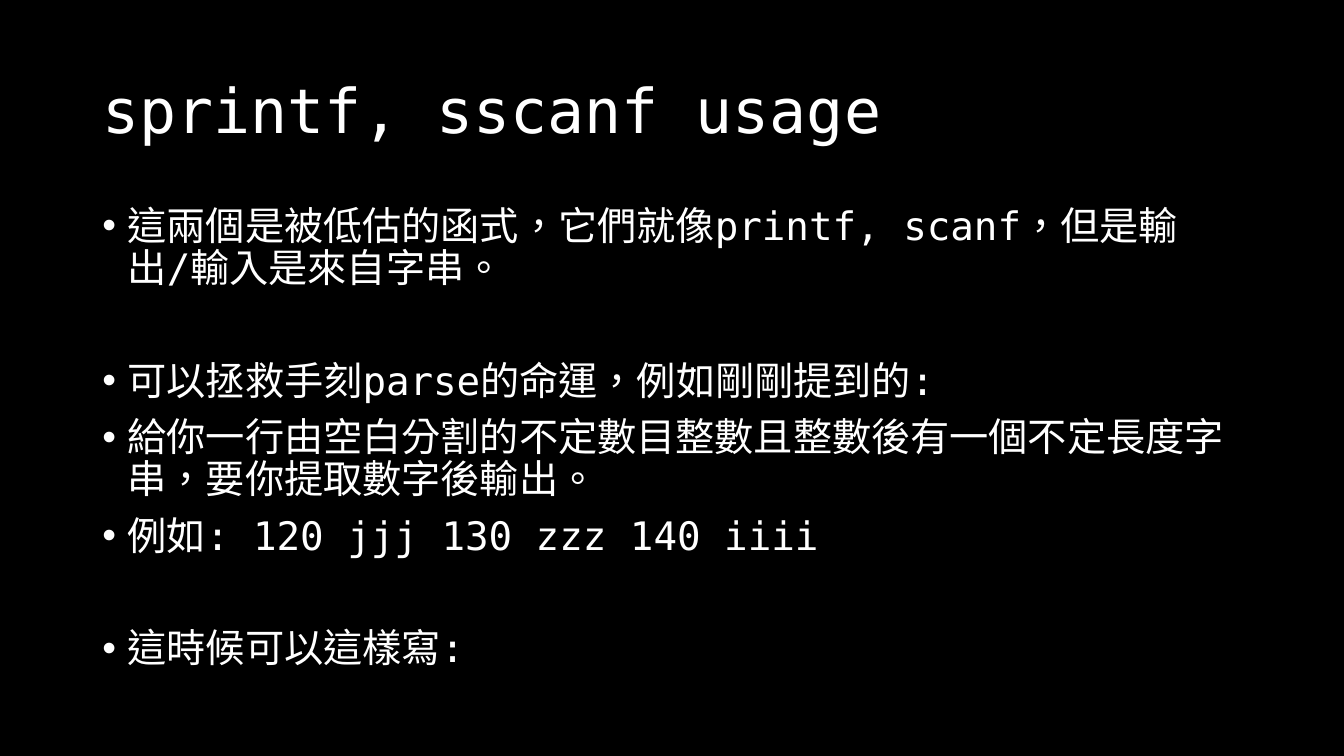
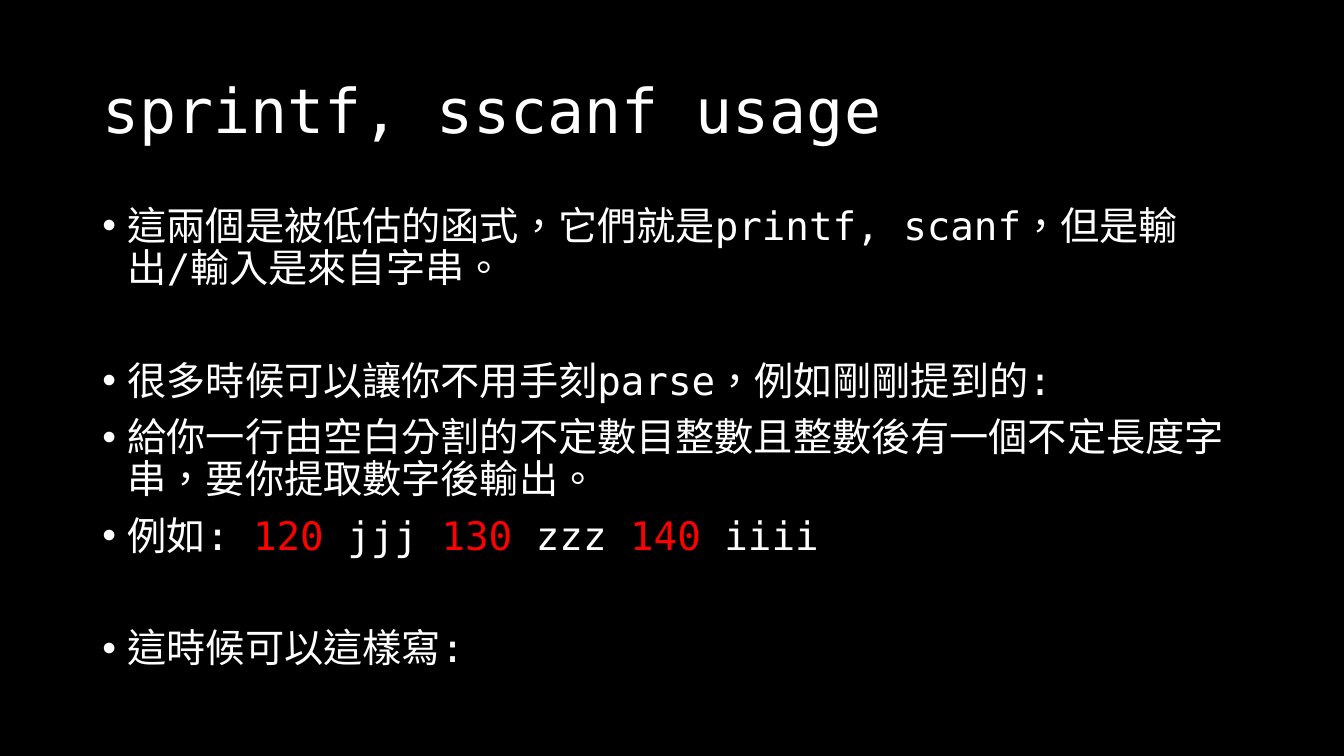
Before and after one commit to OEmiliatanO/those_c_prog_didnt_teach, a slide deck: slide 18 of Ch1/Ch1-basic.pptx (slide 17 before the commit). Drawn at 1344x756 pixels with LibreOffice and Linux fonts; fonts in the diff are those of the drawing. Boxes give left, top, right and bottom in pixels: in the first picture for what was removed or moved away, otherwise in the second. Text is boxed around its words. In the diff, an @@ line names an element or a change of style, - is before the commit and + after.

```diff
--- a/Ch1/Ch1-basic.pptx
+++ b/Ch1/Ch1-basic.pptx
@@ text at [128,206,1178,403]: text changed @@
-• 這兩個是被低估的函式，它們就像printf, scanf，但是輸出/輸入是來自字串。
-• 可以拯救手刻parse的命運，例如剛剛提到的:
+• 這兩個是被低估的函式，它們就是printf, scanf，但是輸出/輸入是來自字串。
+• 很多時候可以讓你不用手刻parse，例如剛剛提到的:
@@ text at [128,517,818,558]: text colour #FFFFFF to #FF0000 in "120 130 140" @@
```
Also in this commit, not shown: 38 other slides changed, 7 slides added, 5 other files.
